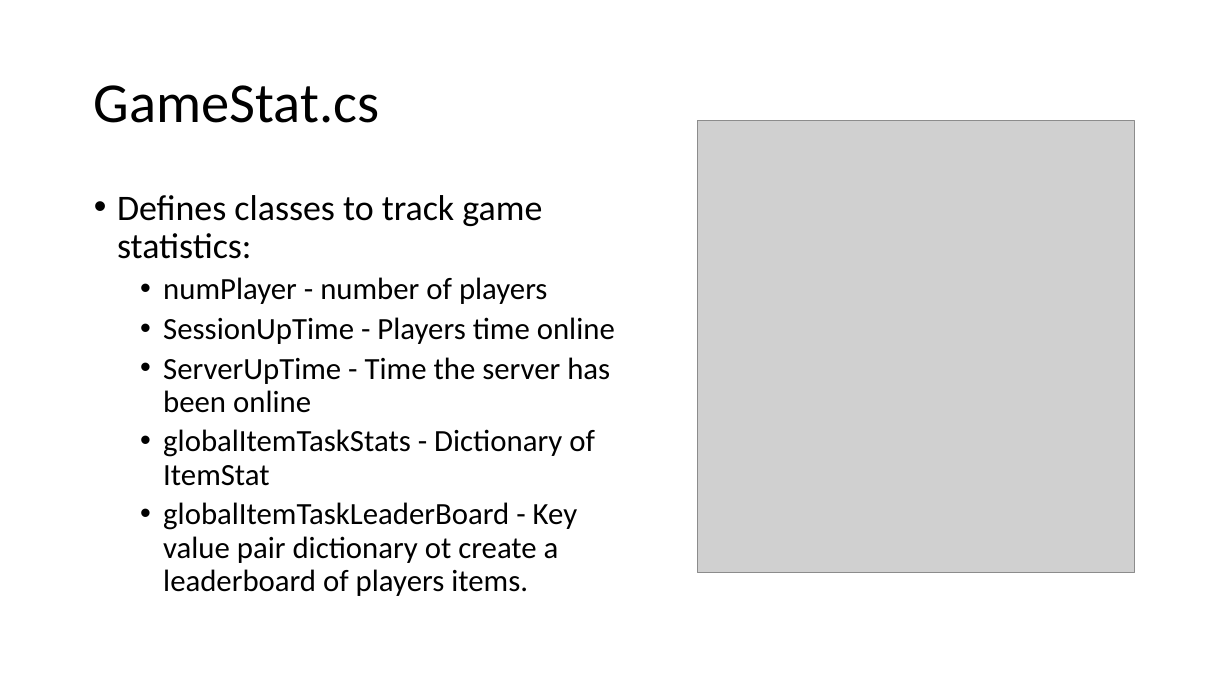
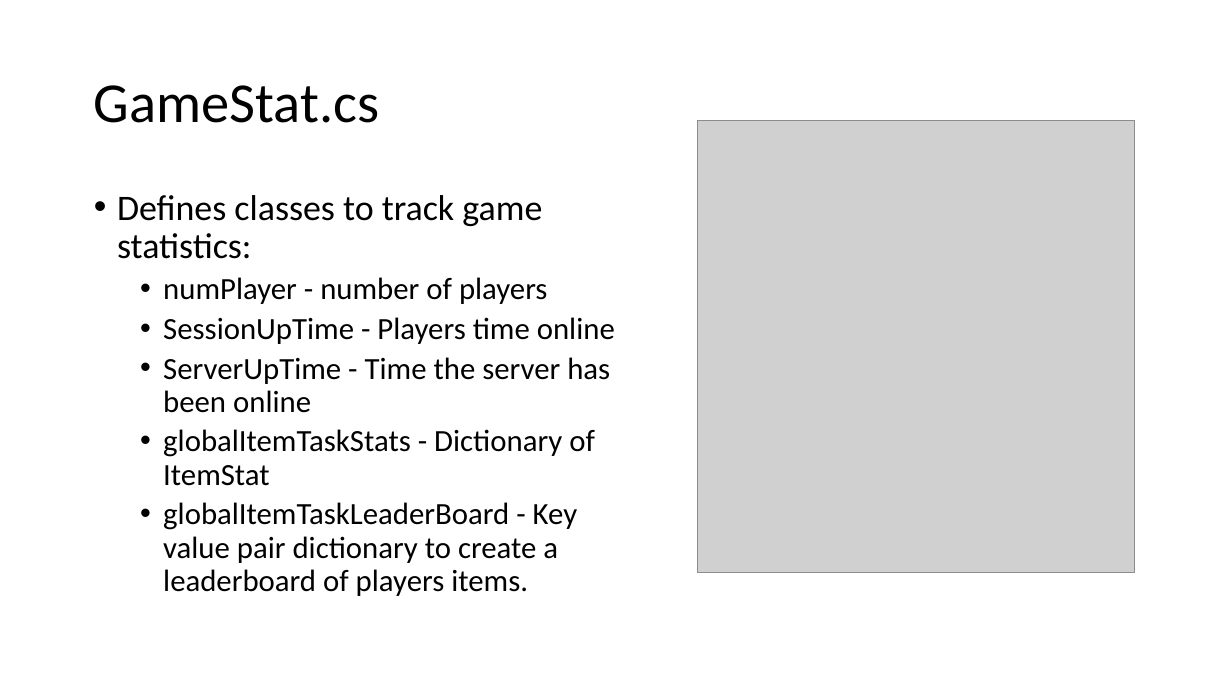
Before and after one commit to TheJavaCoder/Capstone, a slide deck: slide 7 of GameSystemObjects Documentation.pptx. Drawn at 1232x693 pixels with LibreOffice and Linux fonts; fonts in the diff are those of the drawing; grey boxes stand for pictures. Boxes give left, top, right and bottom in pixels: in the first picture for what was removed or moved away, otherwise in the second. Text is boxed around its words. In the diff, an @@ line names an element or a change of style, - is before the commit and + after.

```diff
--- a/GameSystemObjects Documentation.pptx
+++ b/GameSystemObjects Documentation.pptx
@@ text at (x1=163, y1=502, x2=578, y2=596): text changed @@
-  • globalItemTaskLeaderBoard - Key value pair dictionary ot create a leaderboard of players items.
+  • globalItemTaskLeaderBoard - Key value pair dictionary to create a leaderboard of players items.
```
Also in this commit, not shown: 6 other slides changed.
